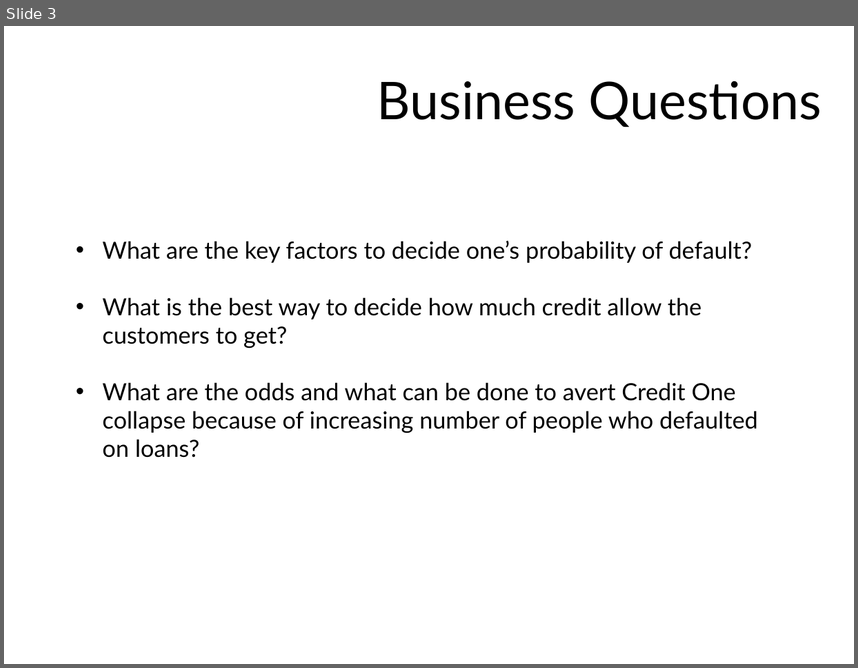
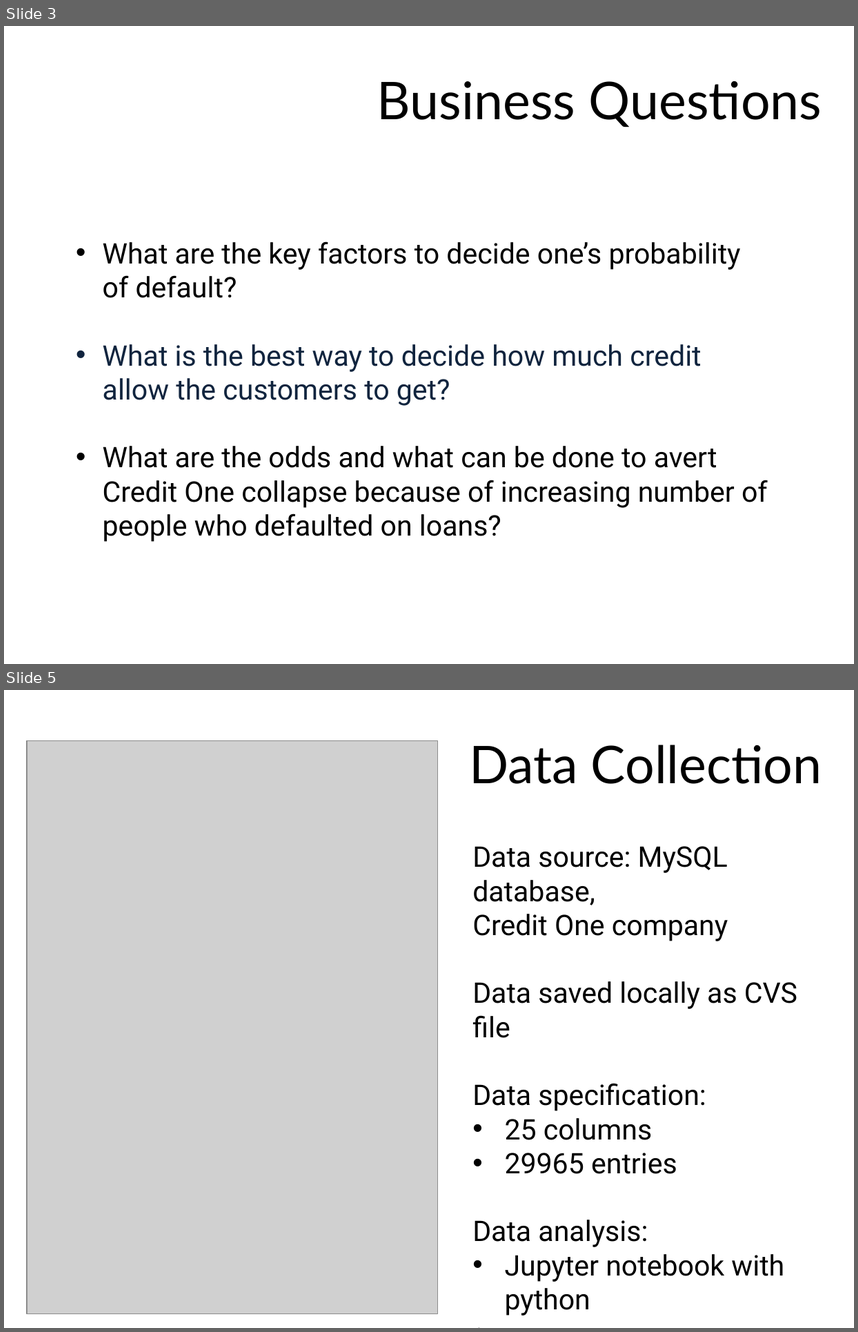
Before and after one commit to MKobus12305/Ubiqum_Data_Analysis, a slide deck: Module 2/Credit One.pptx. Shown one above the other, each under a label of ours: slide 3 before the commit, slides 3 and 5 after it; the slides between them are not shown. The pictures are 858x668 and 858x1332 pixels, drawn with LibreOffice and Linux fonts; fonts in the diff are those of the drawing; grey boxes stand for pictures; background and template pictures are left out. Boxes give left, top, right and bottom in pixels: in the first picture for what was removed or moved away, otherwise in the second. Text is boxed around its words. In the diff, an @@ line names an element or a change of style, - is before the commit and + after.

```diff
--- a/Module 2/Credit One.pptx
+++ b/Module 2/Credit One.pptx
@@ slide 5 added at bbox=[4, 690, 854, 1328], background picture (left out) @@
@@ picture added at bbox=[27, 740, 439, 1313] @@
@@ text added at bbox=[469, 745, 822, 784], 44 pt, text #000000 @@
+Data Collection
@@ text added at bbox=[473, 846, 797, 1281], 24 pt, text #000000 @@
+Data source: MySQL database,
+Credit One company
+Data saved locally as CVS file
+Data specification:
+• 25 columns
+• 29965 entries
+Data analysis:
+• Jupyter notebook with python
+(matplotlib, numpy, pandas, seaborn libraries used)
@@ slide 3 changed as well @@
@@ text "What are the key factors ..." at bbox=[103, 241, 768, 541]: size 20 to 24 pt, font Lato to Roboto; text colour #000000 to #0F243E in "What is the best way to decide ..." @@
```
Also in this commit, not shown: 2 other slides changed, 2 other slides added.
